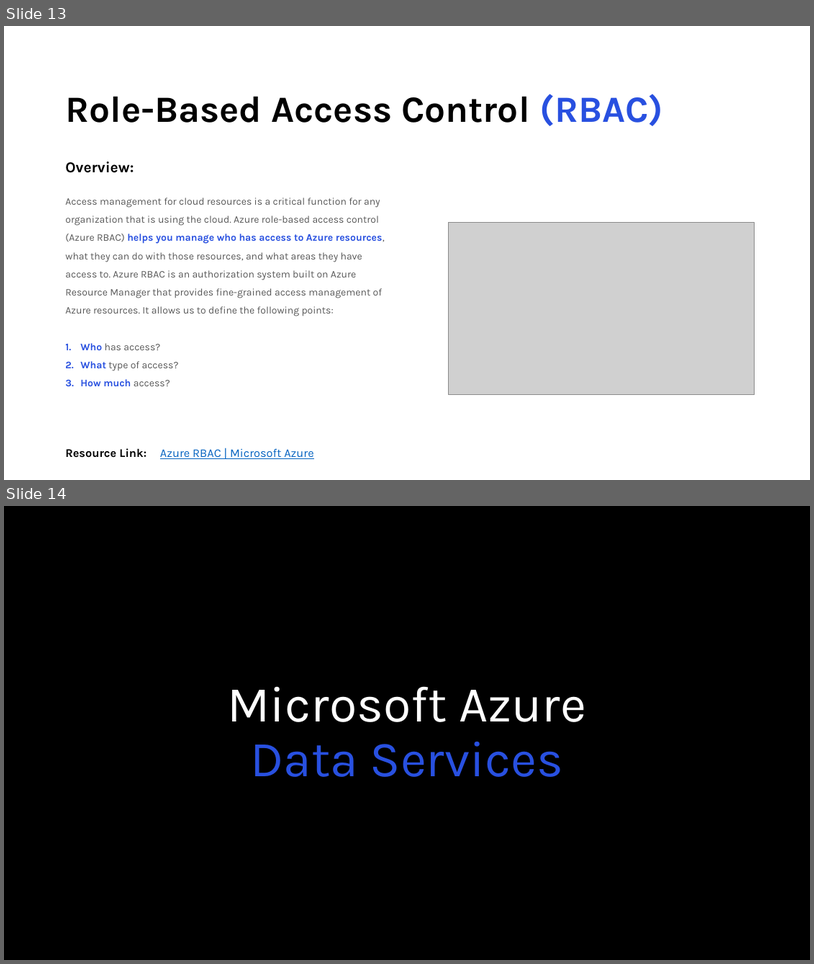
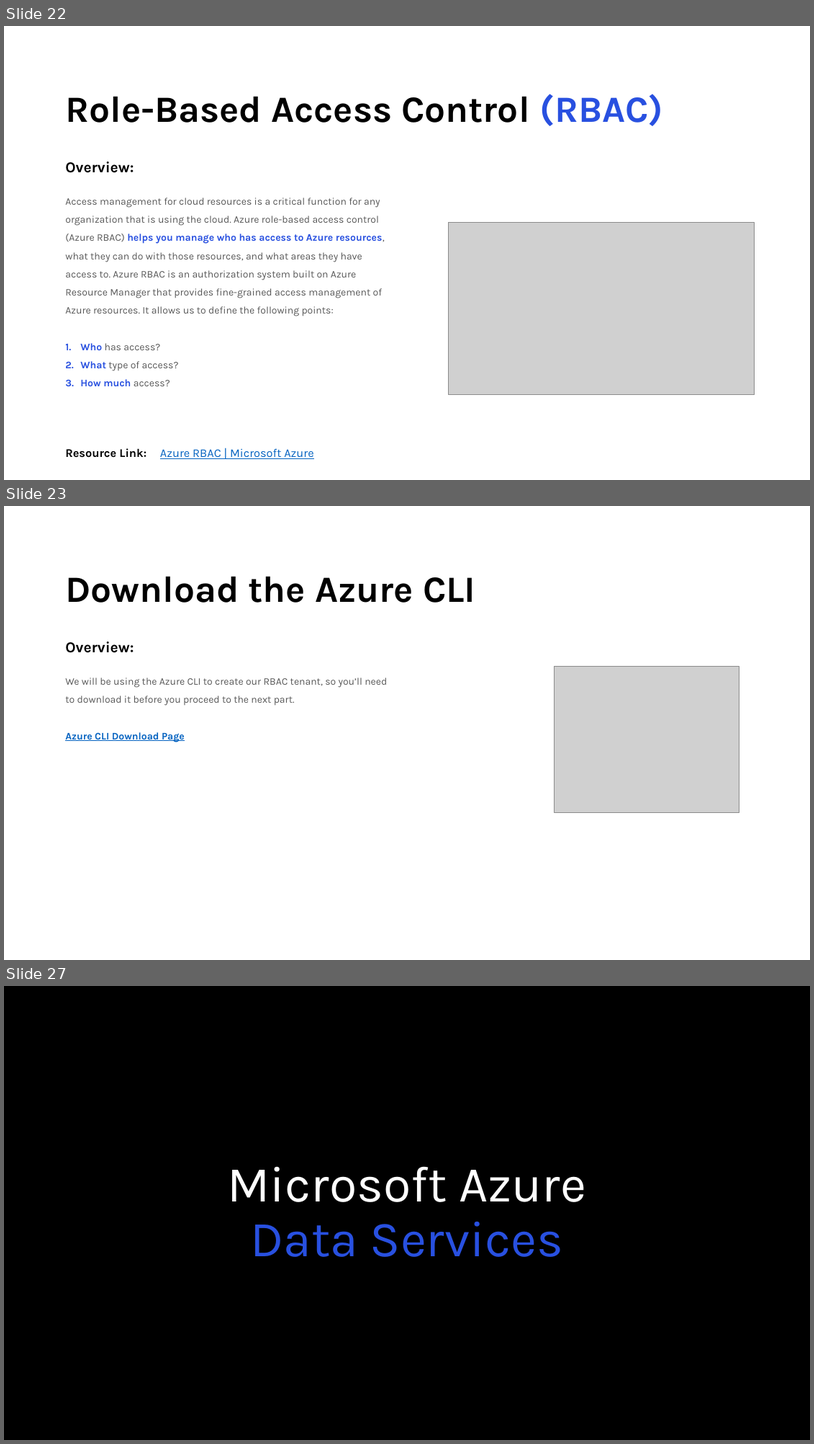
Before and after one commit to areed1192/azure-sql-data-project, a slide deck: samples/resources/Microsoft Azure.pptx. Shown one above the other, each under a label of ours: slides 13 and 14 before the commit, slides 22, 23 and 27 after it; the slides between them are not shown. The pictures are 814x964 and 814x1444 pixels, drawn with LibreOffice and Linux fonts; fonts in the diff are those of the drawing; grey boxes stand for pictures. Boxes give left, top, right and bottom in pixels: in the first picture for what was removed or moved away, otherwise in the second. Text is boxed around its words. In the diff, an @@ line names an element or a change of style, - is before the commit and + after.

```diff
--- a/samples/resources/Microsoft Azure.pptx
+++ b/samples/resources/Microsoft Azure.pptx
@@ slide 23 added at (4, 506, 810, 960), background #FFFFFF @@
@@ title added at (65, 576, 476, 602), 44 pt, text #000000, bold @@
+Download the Azure CLI
@@ text added at (65, 641, 134, 653), 18 pt, text #000000, bold @@
+Overview:
@@ text added at (65, 677, 387, 742), 12 pt, text #595959 @@
+We will be using the Azure CLI to create our RBAC tenant, so you’ll need to download it before you proceed to the next part.
+Azure CLI Download Page
@@ picture added at (555, 666, 740, 812) @@
@@ what was slide 13 is now slide 22 @@
@@ what was slide 14 is now slide 27 @@
```
Also in this commit, not shown: 1 slide changed, 12 other slides added, 7 other files.
